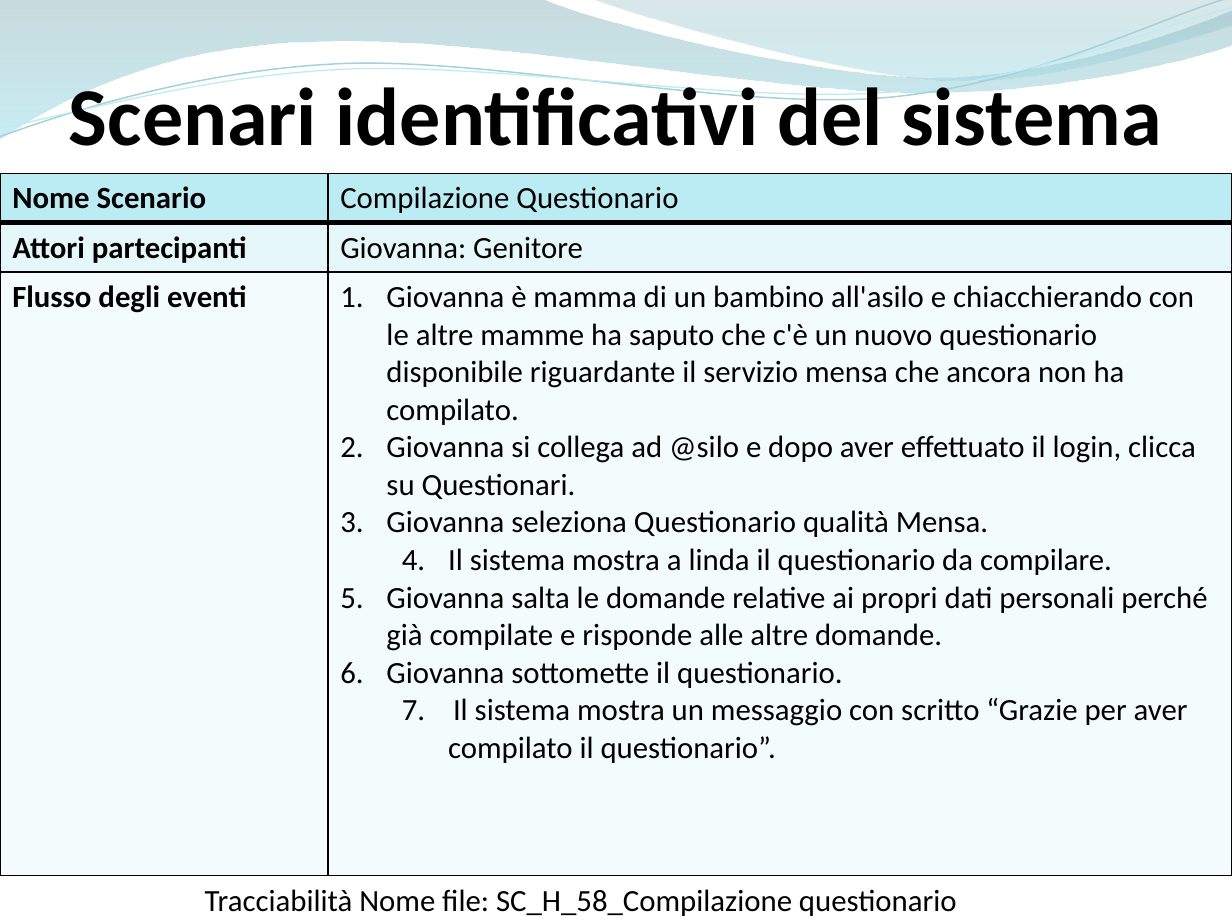
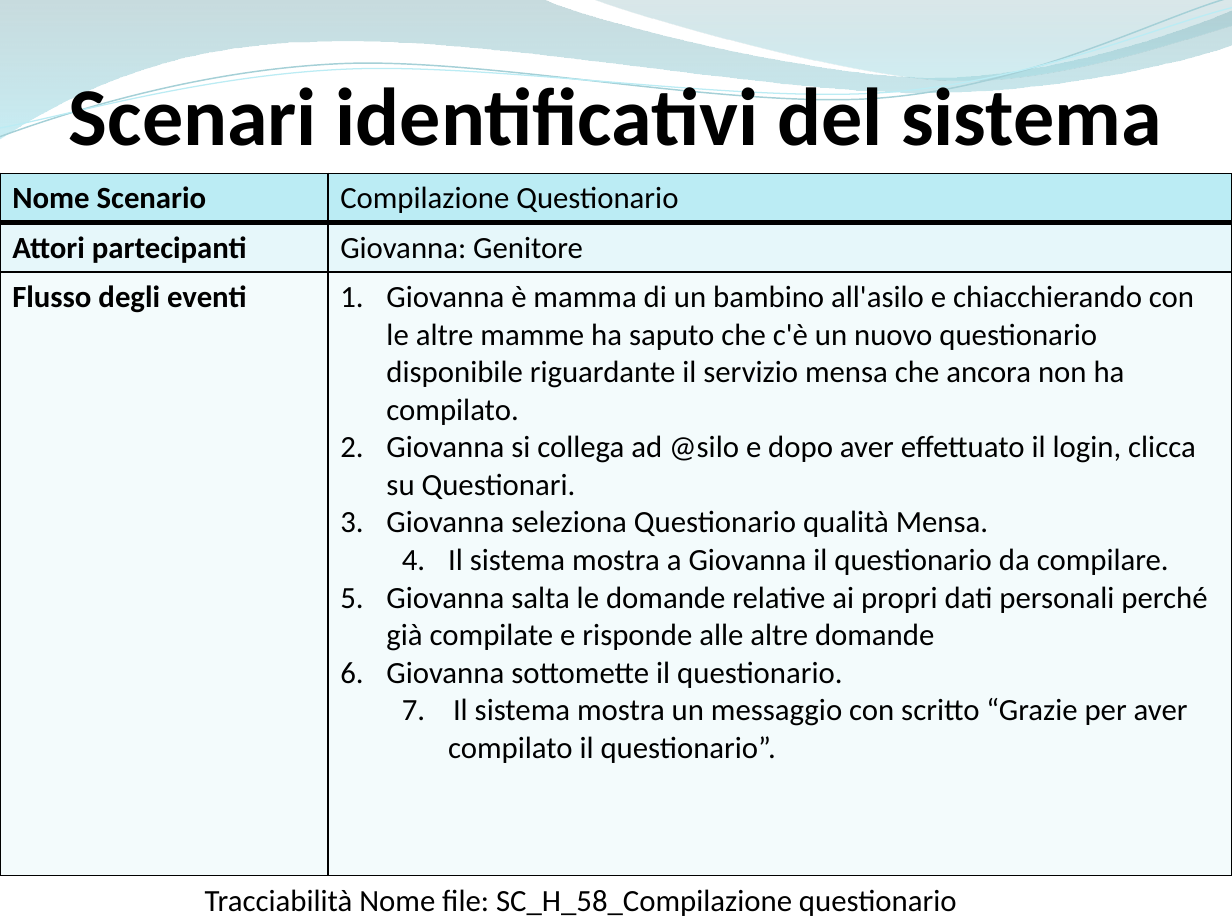
Before and after one commit to ammirate/at-silo, a slide deck: slide 3 of Presentazione/Atsilo3/Atsilo_H_PresentazioneFinale.pptx. Drawn at 1232x924 pixels with LibreOffice and Linux fonts; fonts in the diff are those of the drawing. Boxes give left, top, right and bottom in pixels: in the first picture for what was removed or moved away, otherwise in the second. Text is boxed around its words. In the diff, an @@ line names an element or a change of style, - is before the commit and + after.

```diff
--- a/Presentazione/Atsilo3/Atsilo_H_PresentazioneFinale.pptx
+++ b/Presentazione/Atsilo3/Atsilo_H_PresentazioneFinale.pptx
@@ table at [0, 174, 1232, 876] @@
-row 3, column 2: Giovanna è mamma di un bambino all'asilo e chiacchierando con le altre mamme ha saputo che c'è un nuovo questionario disponibile riguardante il servizio mensa che ancora non ha compilato. / Giovanna si collega ad @silo e dopo aver effettuato il login, clicca su Questionari. / Giovanna seleziona Questionario qualità Mensa. / Il sistema mostra a linda il questionario da compilare. / Giovanna salta le domande relative ai propri dati personali perché già compilate e risponde alle altre domande. / Giovanna sottomette il questionario. / 7. Il sistema mostra un messaggio con scritto “Grazie per aver compilato il questionario”.
+row 3, column 2: Giovanna è mamma di un bambino all'asilo e chiacchierando con le altre mamme ha saputo che c'è un nuovo questionario disponibile riguardante il servizio mensa che ancora non ha compilato. / Giovanna si collega ad @silo e dopo aver effettuato il login, clicca su Questionari. / Giovanna seleziona Questionario qualità Mensa. / Il sistema mostra a Giovanna il questionario da compilare. / Giovanna salta le domande relative ai propri dati personali perché già compilate e risponde alle altre domande / Giovanna sottomette il questionario. / 7. Il sistema mostra un messaggio con scritto “Grazie per aver compilato il questionario”.
```
Also in this commit, not shown: 5 other slides changed.
